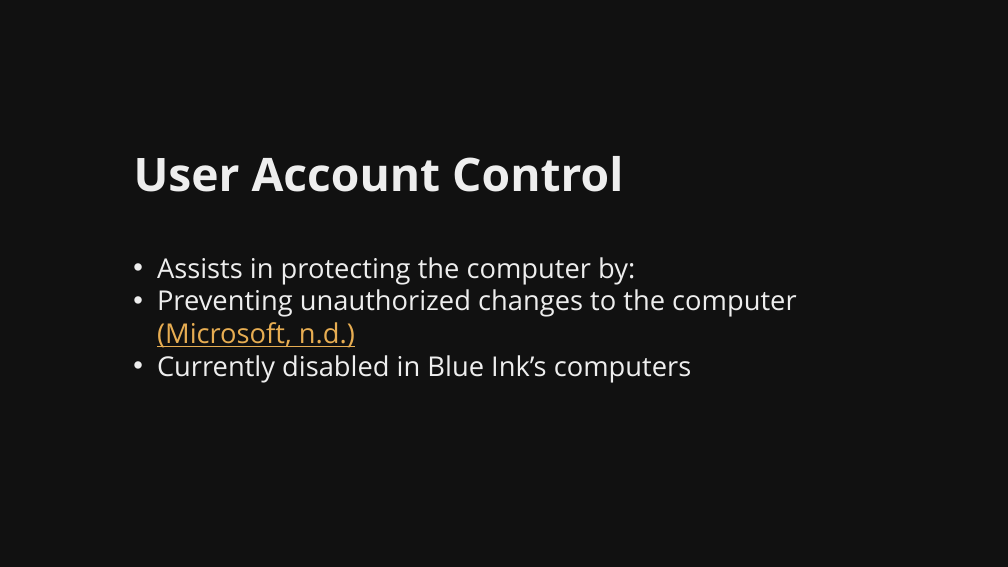
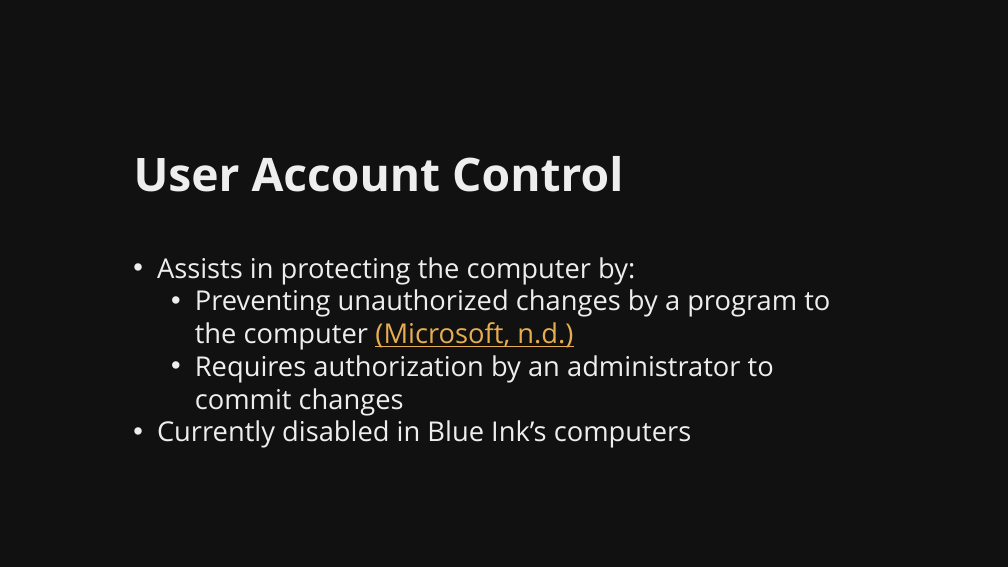
Before and after one commit to martymcflywa/ecu, a slide deck: slide 63 of year_1/sem_2/CSI1101_computer_security/0b_assignment_2_[22MAY15_0900]/dev/CSI1101_PONCE_A2_v01.pptx (slide 62 before the commit). Drawn at 1008x567 pixels with LibreOffice and Linux fonts; fonts in the diff are those of the drawing. Boxes give left, top, right and bottom in pixels: in the first picture for what was removed or moved away, otherwise in the second. Text is boxed around its words. In the diff, an @@ line names an element or a change of style, - is before the commit and + after.

```diff
--- a/year_1/sem_2/CSI1101_computer_security/0b_assignment_2_[22MAY15_0900]/dev/CSI1101_PONCE_A2_v01.pptx
+++ b/year_1/sem_2/CSI1101_computer_security/0b_assignment_2_[22MAY15_0900]/dev/CSI1101_PONCE_A2_v01.pptx
@@ text at <box>195,289,830,416</box>: text changed @@
-• Preventing unauthorized changes to the computer (Microsoft, n.d.)
+  • Preventing unauthorized changes by a program to the computer (Microsoft, n.d.)
+  • Requires authorization by an administrator to commit changes
```
Also in this commit, not shown: 8 other slides changed, 10 slides added, 5 other files.
